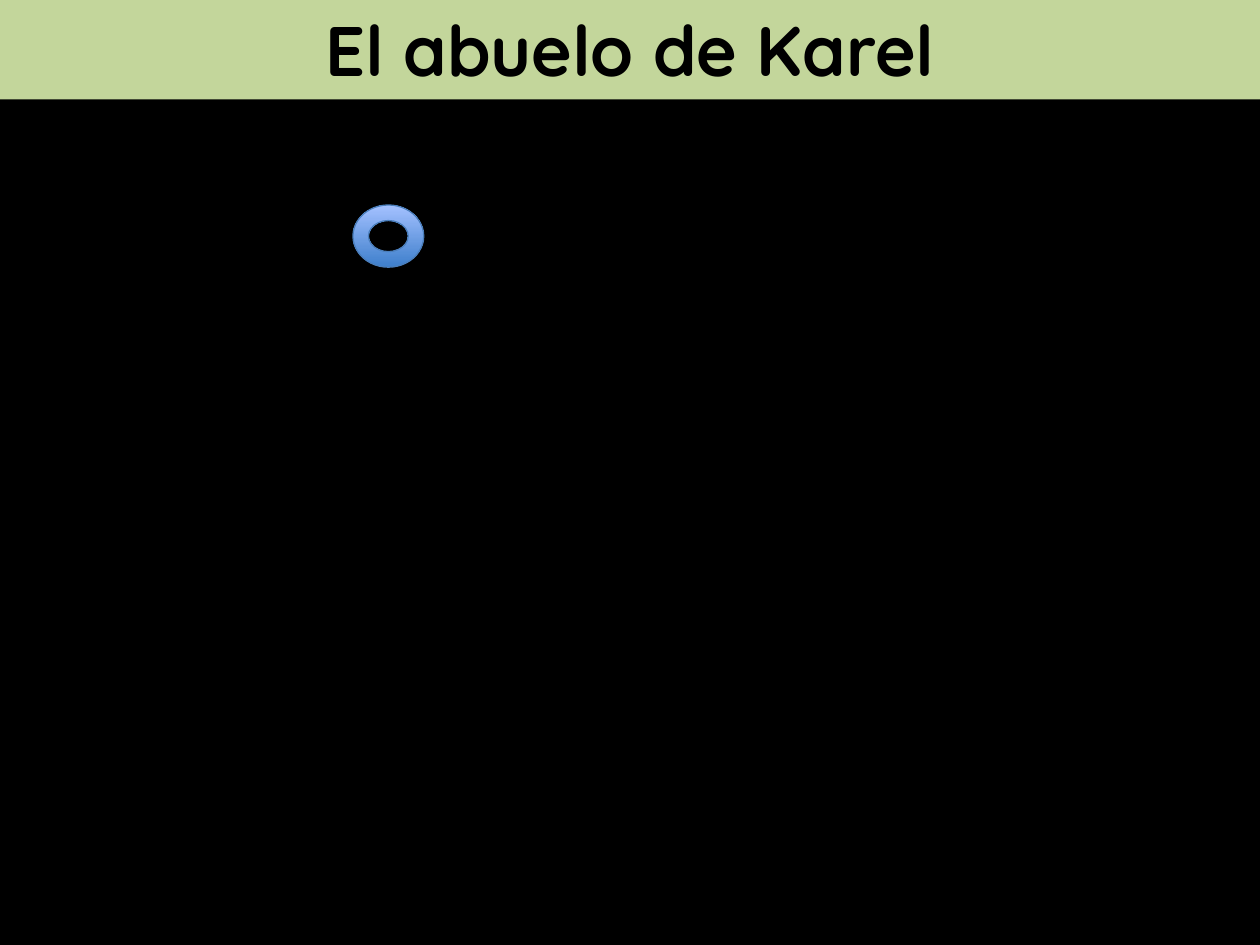
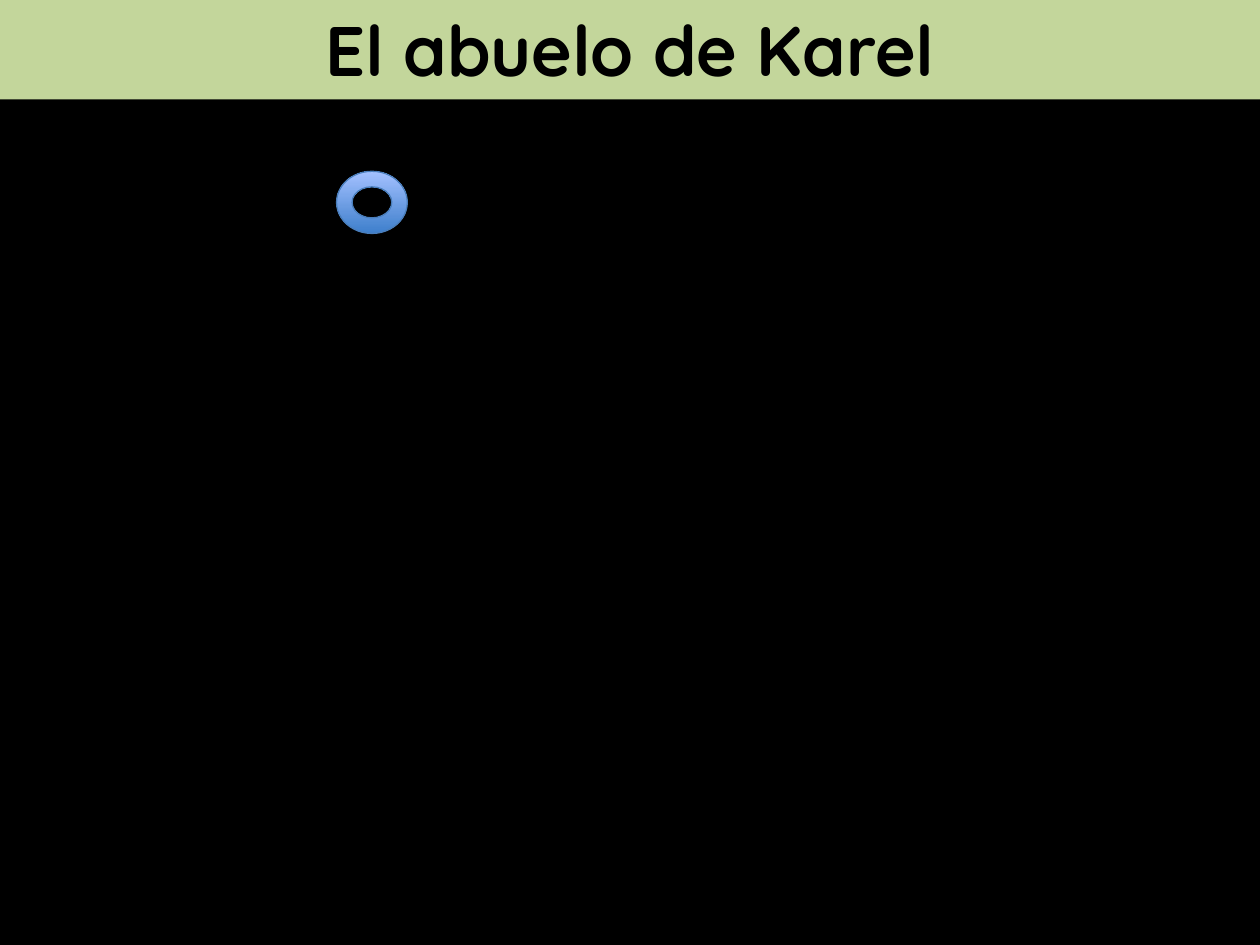
Before and after one commit to csbridge/csbridge2019uniandes, a slide deck: slide 10 of docs/slides/Graphics.pptx. Drawn at 1260x945 pixels with LibreOffice and Linux fonts; fonts in the diff are those of the drawing; background and template pictures are left out. Boxes give left, top, right and bottom in pixels: in the first picture for what was removed or moved away, otherwise in the second. Text is boxed around its words. In the diff, an @@ line names an element or a change of style, - is before the commit and + after.

```diff
--- a/docs/slides/Graphics.pptx
+++ b/docs/slides/Graphics.pptx
@@ donut: place and size @@
-donut at [353,205,423,267]
+donut at [336,171,407,233]
```
Also in this commit, not shown: 7 other slides changed, 3 other files.
